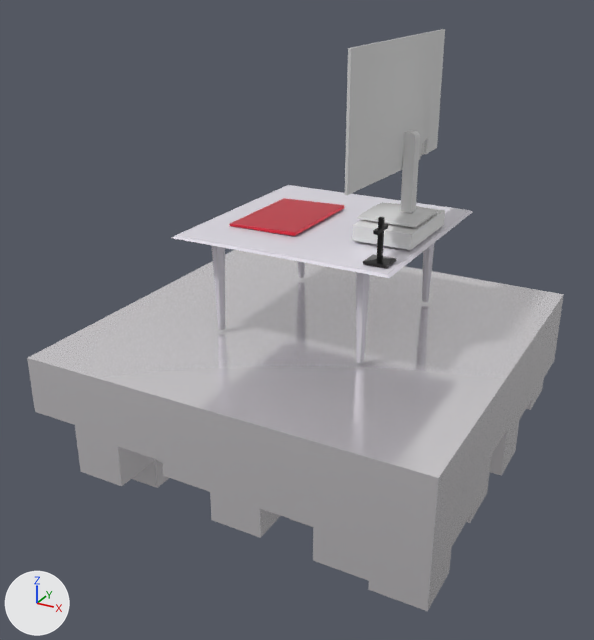
The glTF model static/pc.glb as it was, and as the next commit left it.
Both versions are drawn from a 50 mm lens placed at (20.4, -40.0, 14.1), pointed at (-0.5, -2.1, -4.9). Arrows for +X, +Y and +Z are at lower left; the lights stay in place. Where no turn or scale is listed for an object, it has been applied to the vertices. Vertices at the same position are counted once.

The older version as bpy lines, for what is in view:
```python
me_cylinder_002 = bpy.data.meshes.new('Cylinder.002')
me_cylinder_002.from_pydata(...)  # a 7-sided cut cone along z (radius 0.22 at the low end, 0.4 at the high end) spanning x -0.39..0.39, y -0.36..0.4, z -4.49..1.0; a 7-sided cut cone along z (radius 0.22 at the low end, 0.4 at the high end) spanning x 8.35..9.13, y -0.36..0.4, z -4.49..1.0; a 7-sided cut cone along z (radius 0.22 at the low end, 0.4 at the high end) spanning x -0.39..0.39, y 9.22..9.98, z -4.49..1.0; a 7-sided cut cone along z (radius 0.22 at the low end, 0.4 at the high end) spanning x 8.35..9.13, y 9.22..9.98, z -4.49..1.0
me_cylinder_002.materials.append(mat_material)  # white #e8e4ee
me_plane_003 = bpy.data.meshes.new('Plane.003')
me_plane_003.from_pydata(...)  # 22 vertices, 40 faces; spans x -3.06..1.12, y -3.06..3.06, z -0.1..0.17
me_plane_003.materials.append(mat_material_003)  # red #e72d42
me_plane_004 = bpy.data.meshes.new('Plane.004')
me_plane_004.from_pydata(...)  # 341 vertices, 678 faces; spans x -11.6..11.6, y -11.6..11.6, z -8.2..0.0
me_plane_004.materials.append(mat_material_004)  # white #fefbff
ob_ground = bpy.data.objects.new('ground', me_plane_004)
ob_ground.location = (0.12, -0.59, -5.56)
ob_laptop = bpy.data.objects.new('laptop', me_plane_003)
ob_laptop.location = (-1.3, 0.15, 0.44)
ob_legs = bpy.data.objects.new('legs', me_cylinder_002)
ob_legs.location = (-4.19, -4.36, -0.84)
# also in view: 'base' at (4.5, 0.2, 1.6); 'tabletop' at (0.2, 0.5, 0.3); 'screen' at (4.4, 0.5, 7.2); 'spine' at (5.0, 0.2, 3.8); 'bottombox' at (4.6, 0.2, 0.9)
```
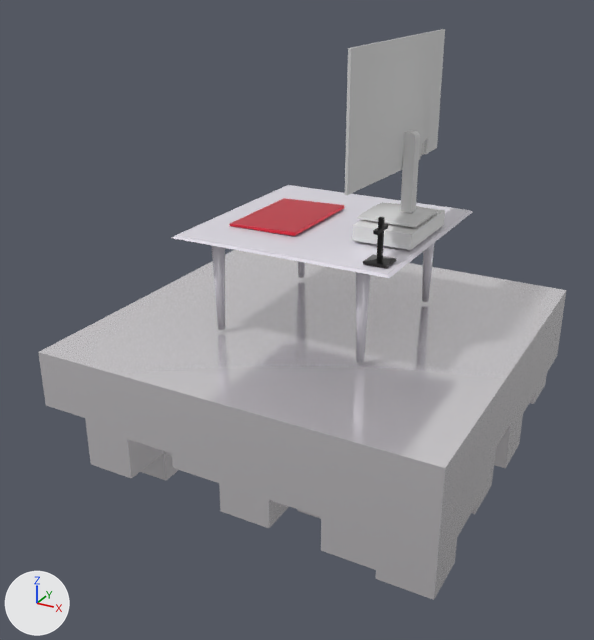
What differs and where, as boxes (x1, y1, x2, y2) in the pictures (594 x 640 px):
'ground', moved: before (27, 250, 564, 611); after (38, 250, 566, 600)
part 1 of me_cylinder_002, shading changed: (212, 242, 435, 363) in both

What the commit changed:
me_cylinder_002 has 56 vertices, 96 faces and spans x -0.39..9.13, y -0.36..9.98, z -4.49..1.0.
me_cylinder_002 is used by ob_legs; location (-4.19, -4.36, -0.84).
me_cylinder_002 part 1: all faces are now shaded smooth (96 of 96 changed).
Object 'ground' (ob_ground) moves from (0.12, -0.59, -5.56) to (0.12, 0.23, -5.56).
